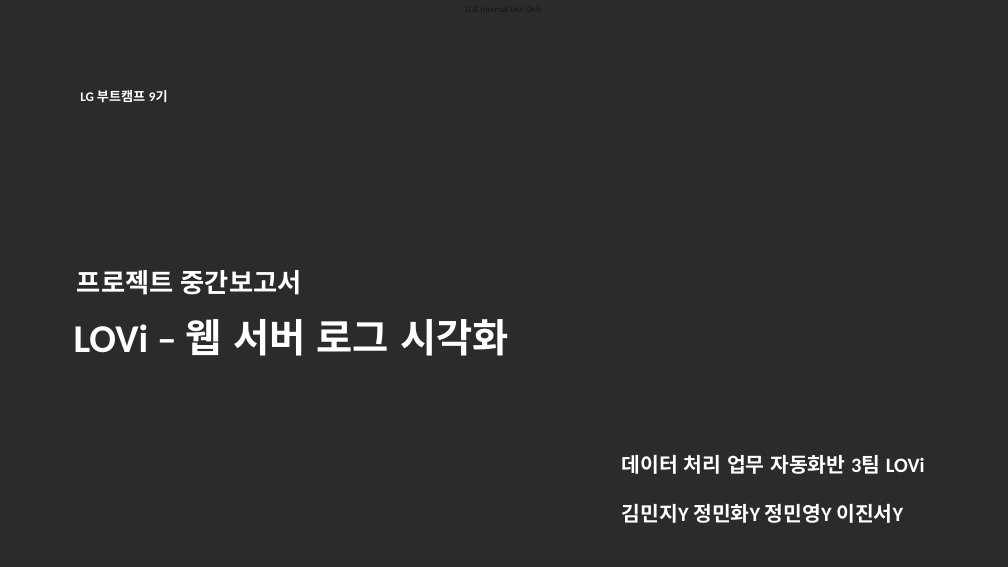
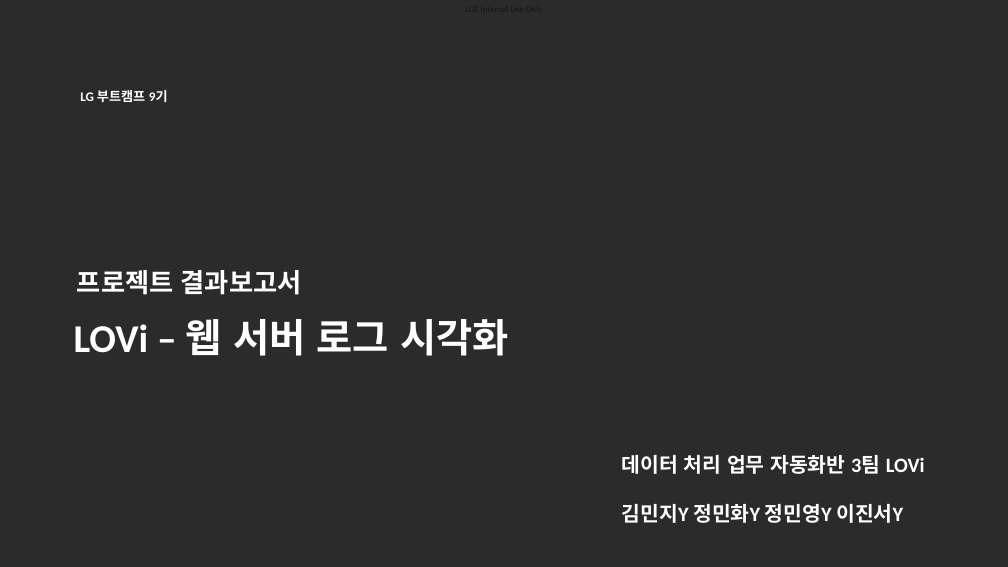
Before and after one commit to m3j2shy/Lovi_Dash, a slide deck: slide 17 of report/LG_부트캠프_09기_B반_결과보고서(3팀).pptx. Drawn at 1008x567 pixels with LibreOffice and Linux fonts; fonts in the diff are those of the drawing; background and template pictures are left out; a plain dark background stands for a picture behind light text. Boxes give left, top, right and bottom in pixels: in the first picture for what was removed or moved away, otherwise in the second. Text is boxed around its words. In the diff, an @@ line names an element or a change of style, - is before the commit and + after.

Commit message:
결과 보고서 오탈자 수정

```diff
--- a/report/LG_부트캠프_09기_B반_결과보고서(3팀).pptx
+++ b/report/LG_부트캠프_09기_B반_결과보고서(3팀).pptx
@@ text at bbox=[77, 270, 302, 295]: text changed @@
-프로젝트 중간보고서
+프로젝트 결과보고서
```
Also in this commit, not shown: 2 other slides changed.
